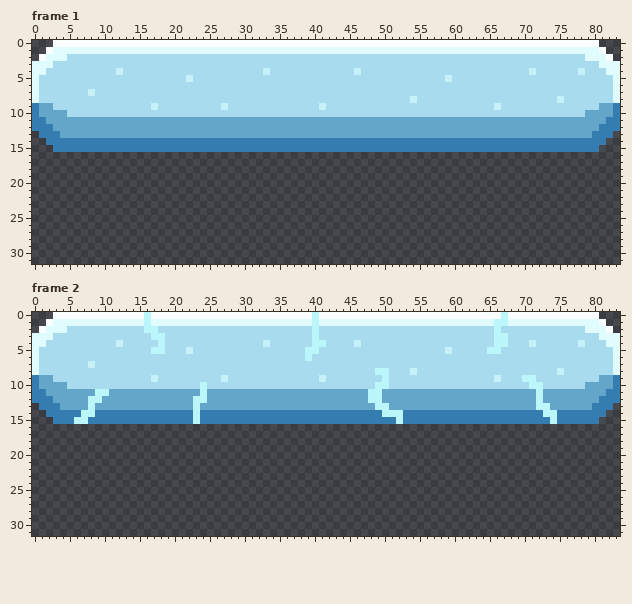
File history of a pixel-art file, Created Assets/Ice Platform v1.ase. Above: the version before the commit.
84x32 pixels, 11 frames. Colours within 5 levels of each other are drawn and written as one. Shown: frame 1, frame 2. The commit also changed other frames, which this record leaves out.
The result:
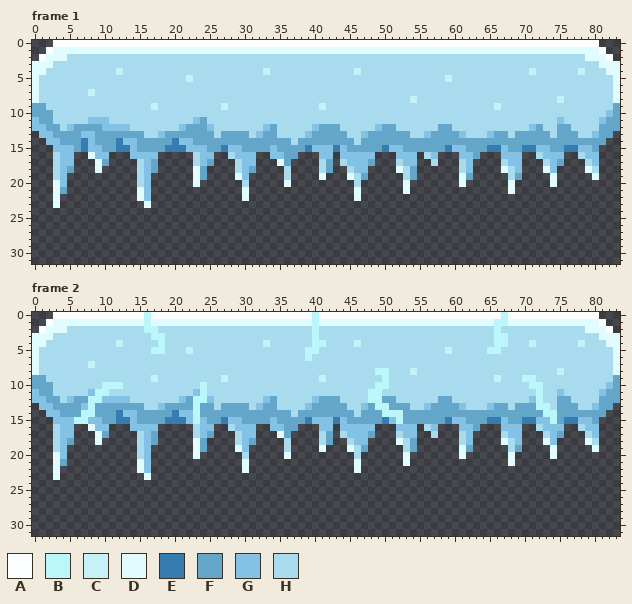
Palette (. is transparent): A #fafeff  B #bbf6fa  C #c7f1f9  D #e0fcff  E #357db0  F #64a6ca  G #83c2e4  H #a9dbef
The edit:
layer "Icicles 2" added
--- frame 1, layer "Icicles 2"
@@ x 0..83 @@
  8 DHHHHHHHHHHHHHHHHHHHHHHHHHHHHHHHHHHHHHHHHHHHHHHHHHHHHHCHHHHHHHHHHHHHHHHHHHHCHHHHHHHD
- 9 EFFHHHHHHHHHHHHHHCHHHHHHHHHCHHHHHHHHHHHHHCHHHHHHHHHHHHHHHHHHHHHHHHCHHHHHHHHHHHHHHFFE
-10 EFFFFHHHHHHHHHHHHHHHHHHHHHHHHHHHHHHHHHHHHHHHHHHHHHHHHHHHHHHHHHHHHHHHHHHHHHHHHHHFFFFE
-11 EEFFFFFFFFFFFFFFFFFFFFFFFFFFFFFFFFFFFFFFFFFFFFFFFFFFFFFFFFFFFFFFFFFFFFFFFFFFFFFFFFEE
-12 EEEFFFFFFFFFFFFFFFFFFFFFFFFFFFFFFFFFFFFFFFFFFFFFFFFFFFFFFFFFFFFFFFFFFFFFFFFFFFFFFEEE
-13 .EEEFFFFFFFFFFFFFFFFFFFFFFFFFFFFFFFFFFFFFFFFFFFFFFFFFFFFFFFFFFFFFFFFFFFFFFFFFFFFEEE.
-14 ..EEEEEEEEEEEEEEEEEEEEEEEEEEEEEEEEEEEEEEEEEEEEEEEEEEEEEEEEEEEEEEEEEEEEEEEEEEEEEEEE..
-15 ...EEEEEEEEEEEEEEEEEEEEEEEEEEEEEEEEEEEEEEEEEEEEEEEEEEEEEEEEEEEEEEEEEEEEEEEEEEEEEE...
-16 ....................................................................................
-17 ....................................................................................
-18 ....................................................................................
-19 ....................................................................................
-20 ....................................................................................
-21 ....................................................................................
-22 ....................................................................................
-23 ....................................................................................
+ 9 FFHHHHHHHHHHHHHHHCHHHHHHHHHCHHHHHHHHHHHHHCHHHHHHHHHHHHHHHHHHHHHHHHCHHHHHHHHHHHHHHHHF
+10 FFFHHHHHHHHHHHHHHHHHHHHHHHHHHHHHHHHHHHHHHHHHHHHHHHHHHHHHHHHHHHHHHHHHHHHHHHHHHHHHHHGF
+11 GFFHHHHHGGGHHHHHHHHHHHHGFHHHHHHHHHHHHHHHHHHHHHHHHHHHHHHHHHHHHHHHHHHHHHHHHHHGHHHHHGFF
+12 GGFFHGFFFFGGGGHHHHHHHGFFFGHHHHHHHGFHHHHHGFFFHHHHHGFFHHHHHHFFHHHHHHHHHHHGFHHFFHHHHFFF
+13 .GGFFFFGGFFFFFFFHHGFFFFFFFHFFFFHGFFHHHHGFFFFFHHGFFFFFFHHGFFFFGHHHGFFHFFFFFHFFFHHGFF.
+14 ..GGFFFEGFFFEGGFFFFFEGGFFFFFFFFFFFFFFHFFFFFFFFHFFFFFFFFFFFFFFFFFFFFFFFFFFFFFFFFFFF..
+15 ...GGGFEGGFFEEGFFFFEEEGGGFFEGGFFFFGFFFFEGGGEGFFFFFEGGFFFFFFEGGFFFEEGFFEEGGFFEEGGF...
+16 ...HGG..DGG...GGGG.....HGG..HGGG..GGFF...GG.GGGGG...GGG.HG...GGF...GGG..HGGG..HGG...
+17 ...HGG...DF....HGF.....HGF...HGG...DF....HF.HGGGF...HGG..H...HG....HGG...HGF...HG...
+18 ...HGF...D.....HGF.....DF....HGF....H....HF..HGG....DHF......HG....DHG...DG....DH...
+19 ...HG..........HG......DF....DG.....H....D...DHF.....HF......DF.....HF....D.....D...
+20 ...DG..........HG......D......H.....D.........H......D.......D......D.....D.........
+21 ...DF..........DG.............D...............D......D..............D...............
+22 ...D...........DG.............D...............D.....................................
+23 ...D............D...................................................................
 24 ....................................................................................
--- frame 2, layer "Icicles 2"
@@ x 0..83 @@
  8 DHHHHHHHHHHHHHHHHHHHHHHHHHHHHHHHHHHHHHHHHHHHHHHHHBBHHHCHHHHHHHHHHHHHHHHHHHHCHHHHHHHD
- 9 EFFHHHHHHHHHHHHHHCHHHHHHHHHCHHHHHHHHHHHHHCHHHHHHHHBHHHHHHHHHHHHHHHCHHHBBHHHHHHHHHFFE
-10 EFFFFHHHHHHHHHHHHHHHHHHHBHHHHHHHHHHHHHHHHHHHHHHHHBBHHHHHHHHHHHHHHHHHHHHBBHHHHHHFFFFE
-11 EEFFFFFFFBBFFFFFFFFFFFFFBFFFFFFFFFFFFFFFFFFFFFFFBBFFFFFFFFFFFFFFFFFFFFFFBFFFFFFFFFEE
-12 EEEFFFFFBBFFFFFFFFFFFFFBBFFFFFFFFFFFFFFFFFFFFFFFBBFFFFFFFFFFFFFFFFFFFFFFBFFFFFFFFEEE
-13 .EEEFFFFBFFFFFFFFFFFFFFBFFFFFFFFFFFFFFFFFFFFFFFFFBBFFFFFFFFFFFFFFFFFFFFFBBFFFFFFEEE.
-14 ..EEEEEBBEEEEEEEEEEEEEEBEEEEEEEEEEEEEEEEEEEEEEEEEEBBBEEEEEEEEEEEEEEEEEEEEBBEEEEEEE..
-15 ...EEEBBEEEEEEEEEEEEEEEBEEEEEEEEEEEEEEEEEEEEEEEEEEEEBEEEEEEEEEEEEEEEEEEEEEBEEEEEE...
-16 ....................................................................................
-17 ....................................................................................
-18 ....................................................................................
-19 ....................................................................................
-20 ....................................................................................
-21 ....................................................................................
-22 ....................................................................................
-23 ....................................................................................
+ 9 FFHHHHHHHHHHHHHHHCHHHHHHHHHCHHHHHHHHHHHHHCHHHHHHHHBHHHHHHHHHHHHHHHCHHHBBHHHHHHHHHHHF
+10 FFFHHHHHHHBBBHHHHHHHHHHHBHHHHHHHHHHHHHHHHHHHHHHHHBBHHHHHHHHHHHHHHHHHHHHBBHHHHHHHHHGF
+11 GFFHHHHHGBBHHHHHHHHHHHHGBHHHHHHHHHHHHHHHHHHHHHHHBBHHHHHHHHHHHHHHHHHHHHHHBHHGHHHHHGFF
+12 GGFFHGFFBBGGGGHHHHHHHGFBBGHHHHHHHGFHHHHHGFFFHHHHBBFFHHHHHHFFHHHHHHHHHHHGBHHFFHHHHFFF
+13 .GGFFFFGBFFFFFFFHHGFFFFBFFHFFFFHGFFHHHHGFFFFFHHGFBBFFFHHGFFFFGHHHGFFHFFFBBHFFFHHGFF.
+14 ..GGFFFBBFFFEGGFFFFFEGGBFFFFFFFFFFFFFHFFFFFFFFHFFFBBBFFFFFFFFFFFFFFFFFFFFBBFFFFFFF..
+15 ...GGGBBGGFFEEGFFFFEEEGBGFFEGGFFFFGFFFFEGGGEGFFFFFEGBFFFFFFEGGFFFEEGFFEEGGBFEEGGF...
+16 ...HGG..DGG...GGGG.....HGG..HGGG..GGFF...GG.GGGGG...GGG.HG...GGF...GGG..HGGG..HGG...
+17 ...HGG...DF....HGF.....HGF...HGG...DF....HF.HGGGF...HGG..H...HG....HGG...HGF...HG...
+18 ...HGF...D.....HGF.....DF....HGF....H....HF..HGG....DHF......HG....DHG...DG....DH...
+19 ...HG..........HG......DF....DG.....H....D...DHF.....HF......DF.....HF....D.....D...
+20 ...DG..........HG......D......H.....D.........H......D.......D......D.....D.........
+21 ...DF..........DG.............D...............D......D..............D...............
+22 ...D...........DG.............D...............D.....................................
+23 ...D............D...................................................................
 24 ....................................................................................
Pixel boxes of the changes (left, top, right, bottom) in both pictures:
changed: (32, 103, 620, 208)
changed: (32, 375, 620, 480)
